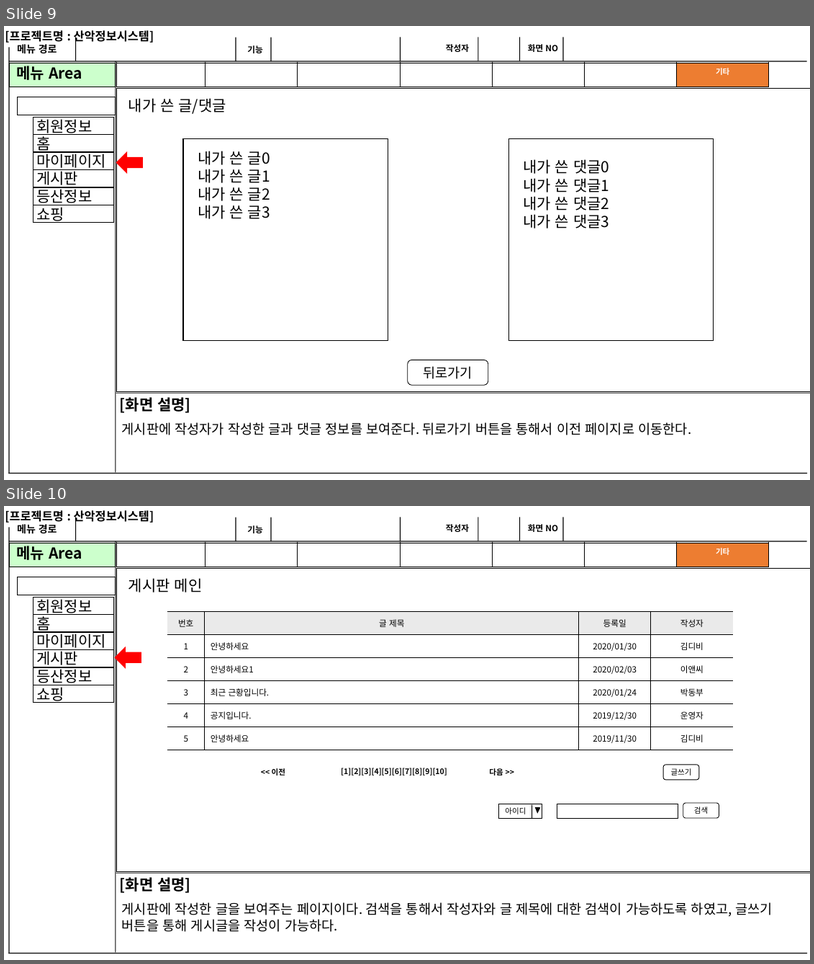
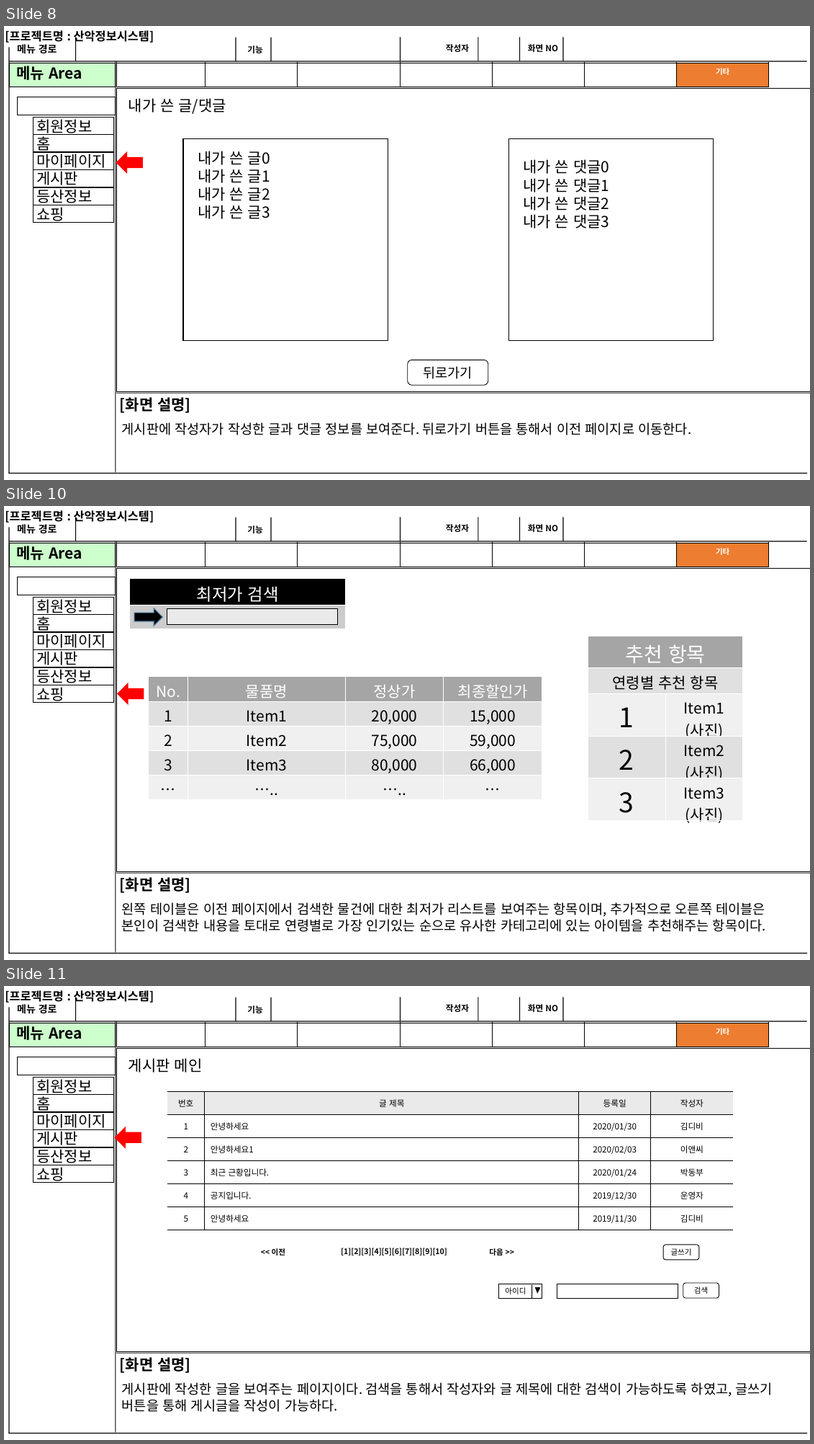
Before and after one commit to DDAMDOO/project, a slide deck: documents/스토리보드_5조_종합.pptx. Shown one above the other, each under a label of ours: slides 9 and 10 before the commit, slides 8, 10 and 11 after it; the slides between them are not shown. The pictures are 814x964 and 814x1444 pixels, drawn with LibreOffice and Linux fonts; fonts in the diff are those of the drawing. Boxes give left, top, right and bottom in pixels: in the first picture for what was removed or moved away, otherwise in the second. Text is boxed around its words. In the diff, an @@ line names an element or a change of style, - is before the commit and + after.

```diff
--- a/documents/스토리보드_5조_종합.pptx
+++ b/documents/스토리보드_5조_종합.pptx
@@ slide 10 added at (4, 506, 810, 960), background #FFFFFF; not listed: 29 template elements that a slide beside it also shows @@
@@ table added at (130, 579, 346, 629), 2 rows, 1 columns @@
+최저가 검색
+
@@ right arrow added at (134, 608, 162, 626), fill #000000, outline #43739E 1 pt @@
@@ rectangle added at (167, 608, 337, 624), fill #EAEAEA, outline #000000 0.75 pt @@
@@ table added at (589, 636, 743, 826), 5 rows, 2 columns @@
+추천 항목 | 
+연령별 추천 항목 | 
+1 | Item1 (사진)
+2 | Item2 (사진)
+3 | Item3 (사진)
@@ table added at (149, 677, 543, 800), 5 rows, 4 columns @@
+No. | 물품명 | 정상가 | 최종할인가
+1 | Item1 | 20,000 | 15,000
+2 | Item2 | 75,000 | 59,000
+3 | Item3 | 80,000 | 66,000
+… | ….. | ….. | …
@@ left arrow added at (118, 683, 144, 703), fill #FF0000, outline #FF0000 1 pt @@
@@ text added at (122, 902, 766, 932), 16 pt, text #000000 @@
+왼쪽 테이블은 이전 페이지에서 검색한 물건에 대한 최저가 리스트를 보여주는 항목이며, 추가적으로 오른쪽 테이블은 본인이 검색한 내용을 토대로 연령별로 가장 인기있는 순으로 유사한 카테고리에 있는 아이템을 추천해주는 항목이다.
@@ what was slide 9 is now slide 8 @@
@@ what was slide 10 is now slide 11 @@
```
Also in this commit, not shown: 2 slides changed, 1 other slide added, 1 slide removed.
